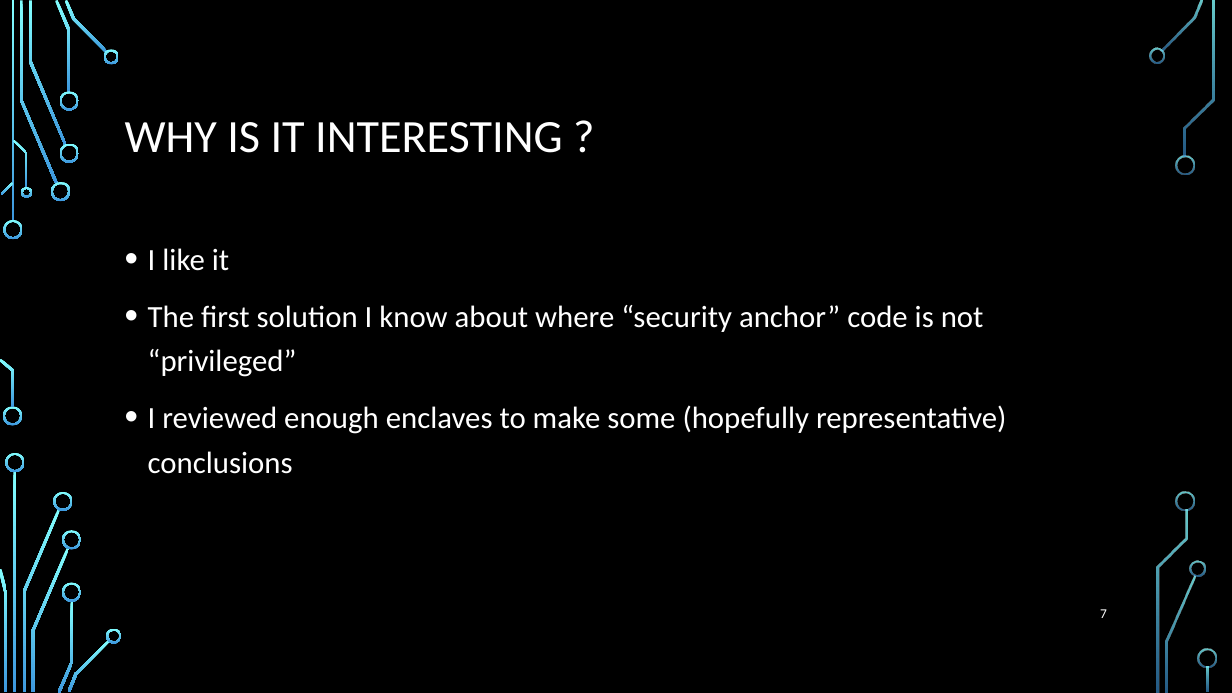
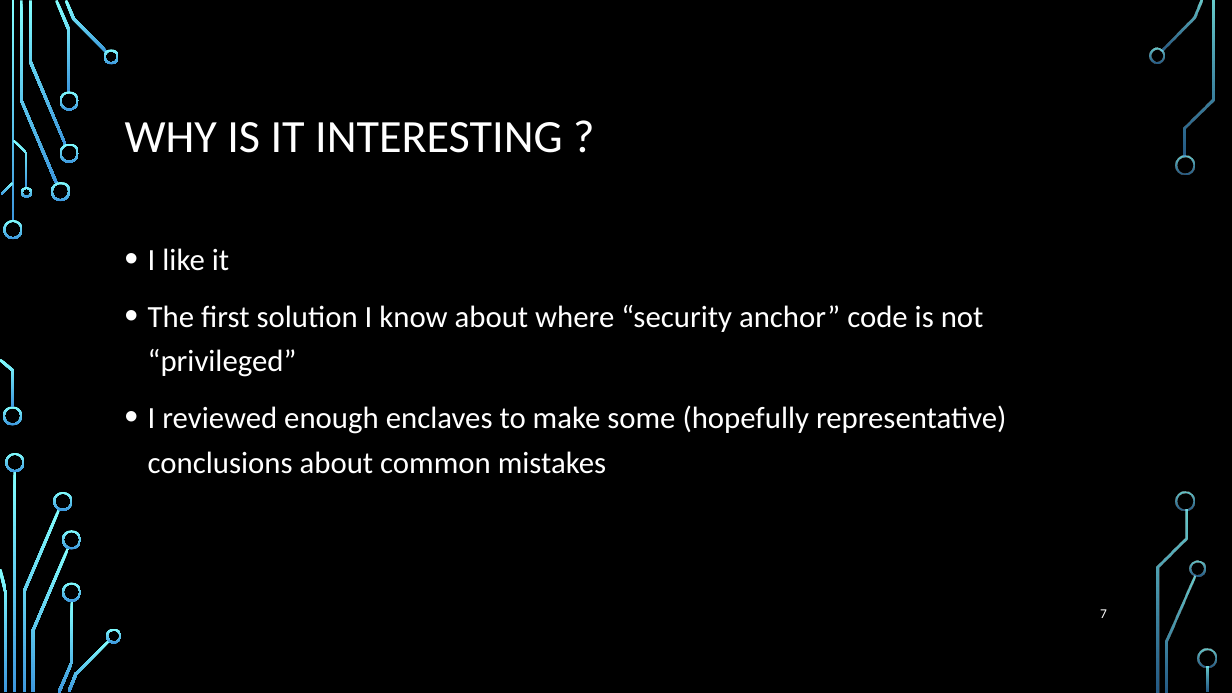
Before and after one commit to wireshrink/RECONMTL-2017, a slide deck: slide 7 of docs/SGX Enclave Programming - Common Mistakes.pptx. Drawn at 1232x693 pixels with LibreOffice and Linux fonts; fonts in the diff are those of the drawing; background and template pictures are left out. Boxes give left, top, right and bottom in pixels: in the first picture for what was removed or moved away, otherwise in the second. Text is boxed around its words. In the diff, an @@ line names an element or a change of style, - is before the commit and + after.

```diff
--- a/docs/SGX Enclave Programming - Common Mistakes.pptx
+++ b/docs/SGX Enclave Programming - Common Mistakes.pptx
@@ text at box(148, 405, 1007, 474): text changed @@
-• I reviewed enough enclaves to make some (hopefully representative) conclusions
+• I reviewed enough enclaves to make some (hopefully representative) conclusions about common mistakes
```
Also in this commit, not shown: 2 other slides changed.
